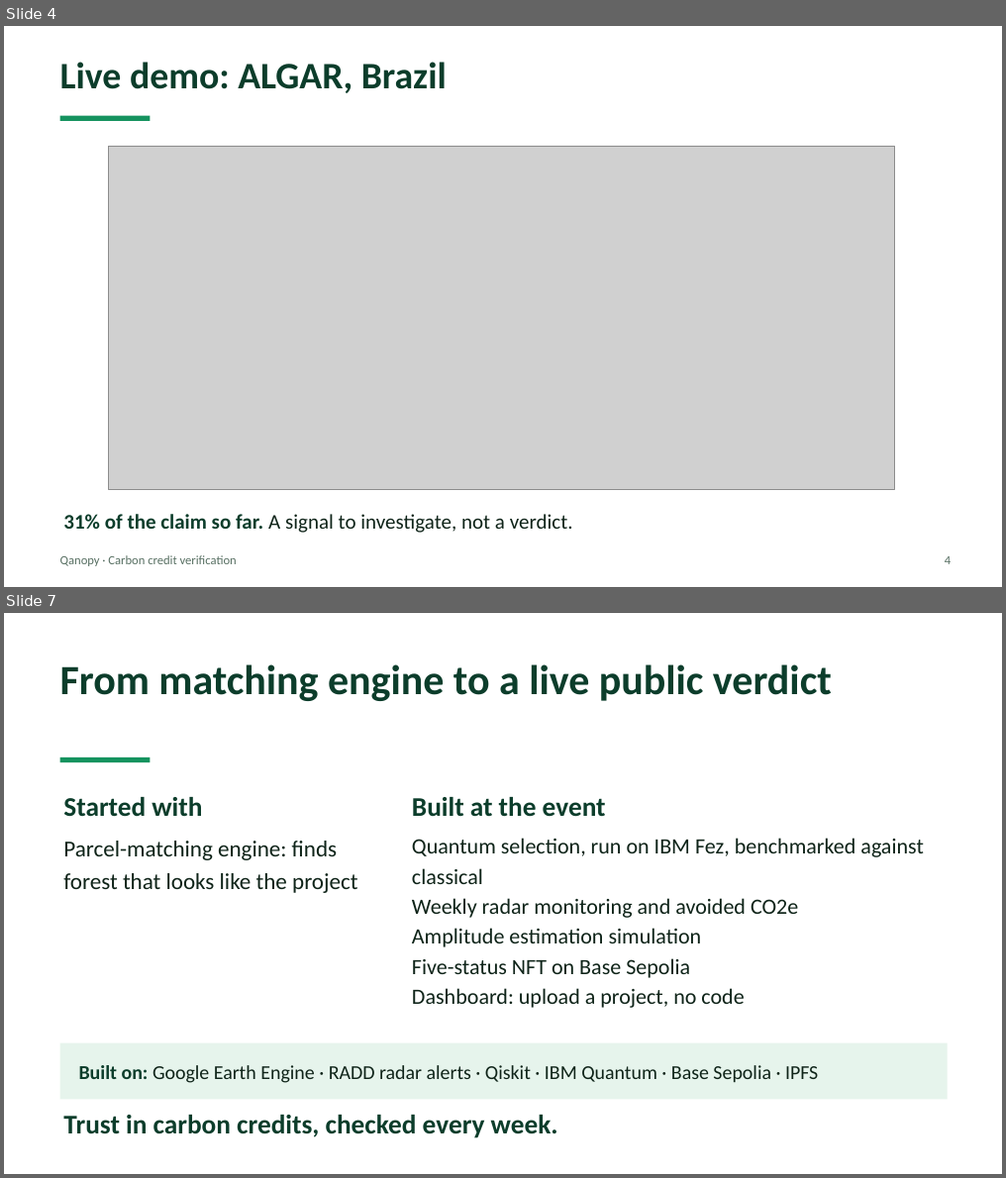
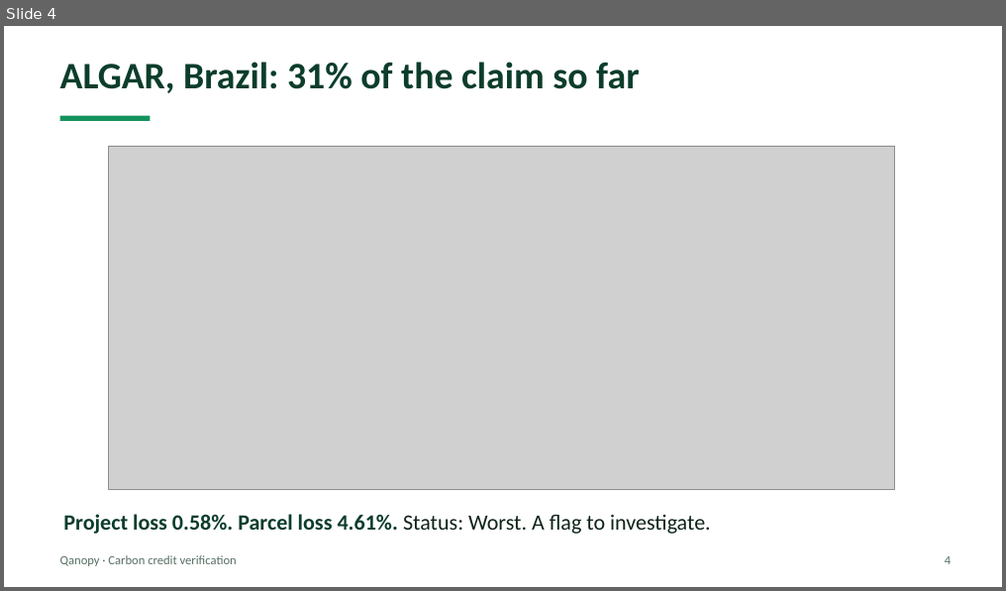
Before and after one commit to Quantum-hackathon-Qanopy/Parcel_finder, a slide deck: docs/Qanopy_pitch.pptx. Shown one above the other, each under a label of ours: slides 4 and 7 before the commit, slide 4 after it; the slides between them are not shown. The pictures are 1006x1178 and 1006x591 pixels, drawn with LibreOffice and Linux fonts; fonts in the diff are those of the drawing; grey boxes stand for pictures. Boxes give left, top, right and bottom in pixels: in the first picture for what was removed or moved away, otherwise in the second. Text is boxed around its words. In the diff, an @@ line names an element or a change of style, - is before the commit and + after.

```diff
--- a/docs/Qanopy_pitch.pptx
+++ b/docs/Qanopy_pitch.pptx
@@ slide 7 removed at (4, 613, 1002, 1174), background #FFFFFF @@
@@ text removed at (60, 664, 832, 701) @@
-From matching engine to a live public verdict
@@ rectangle removed at (60, 758, 150, 762) @@
@@ text removed at (63, 797, 202, 817) @@
-Started with
@@ text removed at (412, 797, 606, 817) @@
-Built at the event
@@ text removed at (63, 841, 357, 893) @@
-Parcel-matching engine: finds forest that looks like the project
@@ text removed at (412, 838, 923, 1008) @@
-Quantum selection, run on IBM Fez, benchmarked against classical
-Weekly radar monitoring and avoided CO2e
-Amplitude estimation simulation
-Five-status NFT on Base Sepolia
-Dashboard: upload a project, no code
@@ rectangle removed at (60, 1044, 947, 1100) @@
@@ text removed at (79, 1065, 818, 1083) @@
-Built on: Google Earth Engine · RADD radar alerts · Qiskit · IBM Quantum · Base Sepolia · IPFS
@@ text removed at (63, 1115, 558, 1139) @@
-Trust in carbon credits, checked every week.
@@ slide 4 changed as well @@
@@ text at (60, 62, 639, 93): text changed @@
-Live demo: ALGAR, Brazil
+ALGAR, Brazil: 31% of the claim so far
@@ text at (63, 514, 711, 534): text changed; size 20 to 21 pt; text colour #0F2419 to #0C3D2B; bold on @@
-31% of the claim so far. A signal to investigate, not a verdict.
+Project loss 0.58%. Parcel loss 4.61%. Status: Worst. A flag to investigate.
```
Also in this commit, not shown: 2 other slides changed, 4 slides added, 3 other slides removed, 2 other files.
